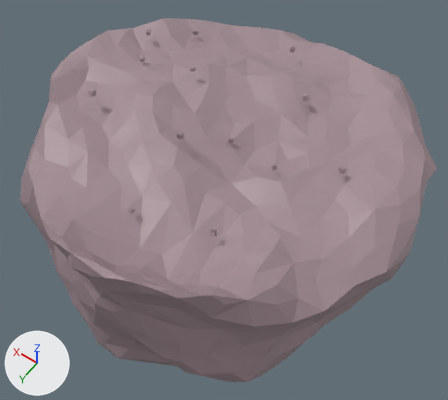
The glTF model public/World.glb: old version first, new version second.
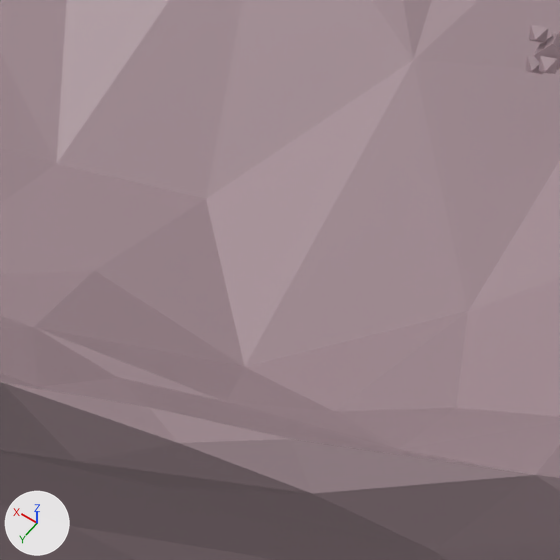
The first picture shows the older version from a 50 mm camera at (-31.5, 42.3, 63.5) aimed at (0.0, -1.9, -5.9). The close-ups show both versions on the part from 29% to 48% of the width and 56% to 77% of the height of that picture; other places that the commit changed are outside them. Arrows for +X, +Y and +Z are at lower left; the lights stay in place. Where no turn or scale is listed for an object, it has been applied to the vertices.

Names of what the first close-up shows: ' Planet Bottom', 'Planet Top', 'Star'.
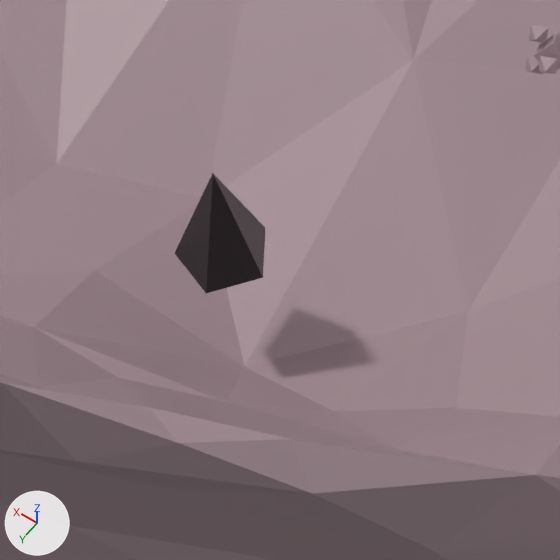
Pixel boxes [x1, y1, x2, y2] of what changed, in the close-ups (560 x 560 px):
'FO3', added (black): after [175, 173, 265, 293]

Diff of the bpy script that builds the scene:
```diff
--- a/public/World.glb.py
+++ b/public/World.glb.py
@@ mat_material_003 @@
+mat_material_003 = principled_material('Material.003')
+mat_material_003.base_color = (0.00802, 0.00802, 0.00802)  # black #161616
+mat_material_003.metallic = 0.368
+mat_material_003.roughness = 0.243
+mat_material_003.coat_weight = 0.566
+mat_material_003.coat_roughness = 0.515
@@ me_diamond @@
+me_diamond.from_pydata(...)  # 24 vertices, 20 faces; spans x -0.75..0.61, y -0.71..0.71, z -0.76..2.19
+me_diamond.materials.append(mat_material_003)  # black #161616
@@ ob_fo3 @@
+ob_fo3 = bpy.data.objects.new('FO3', me_diamond)
+ob_fo3.location = (-6.96, 18.28, 10.04)
```
